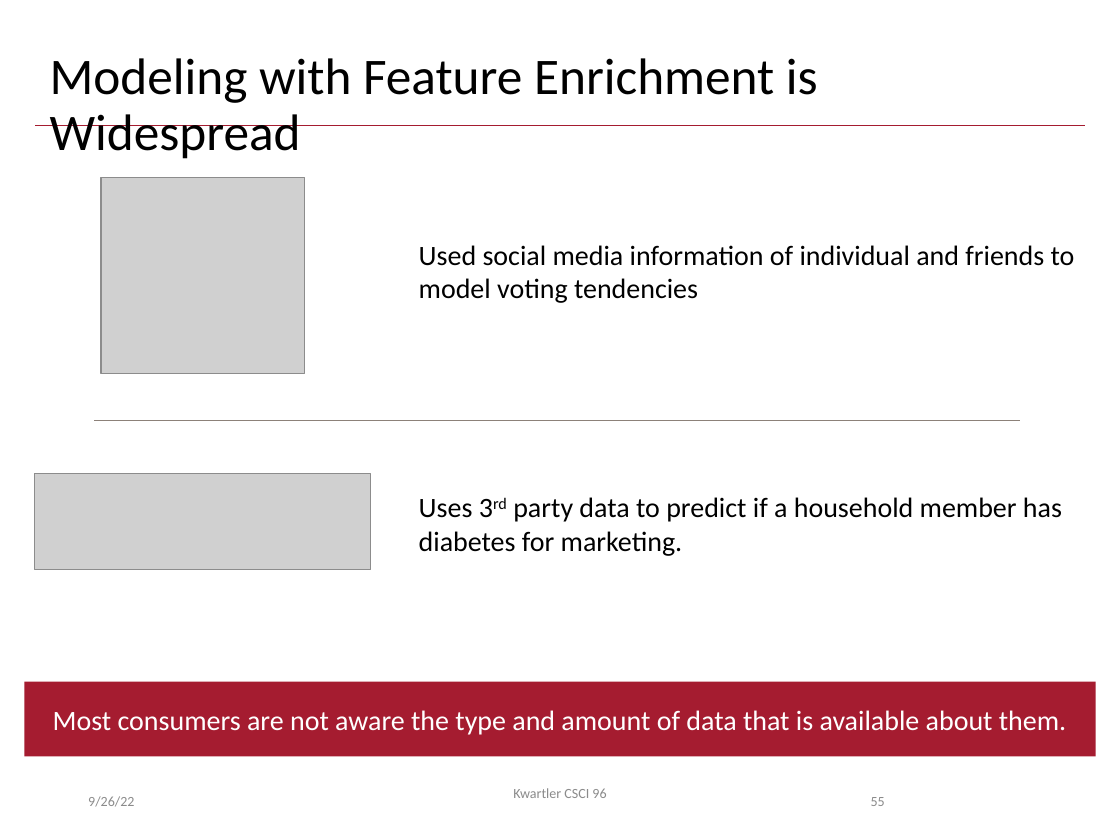
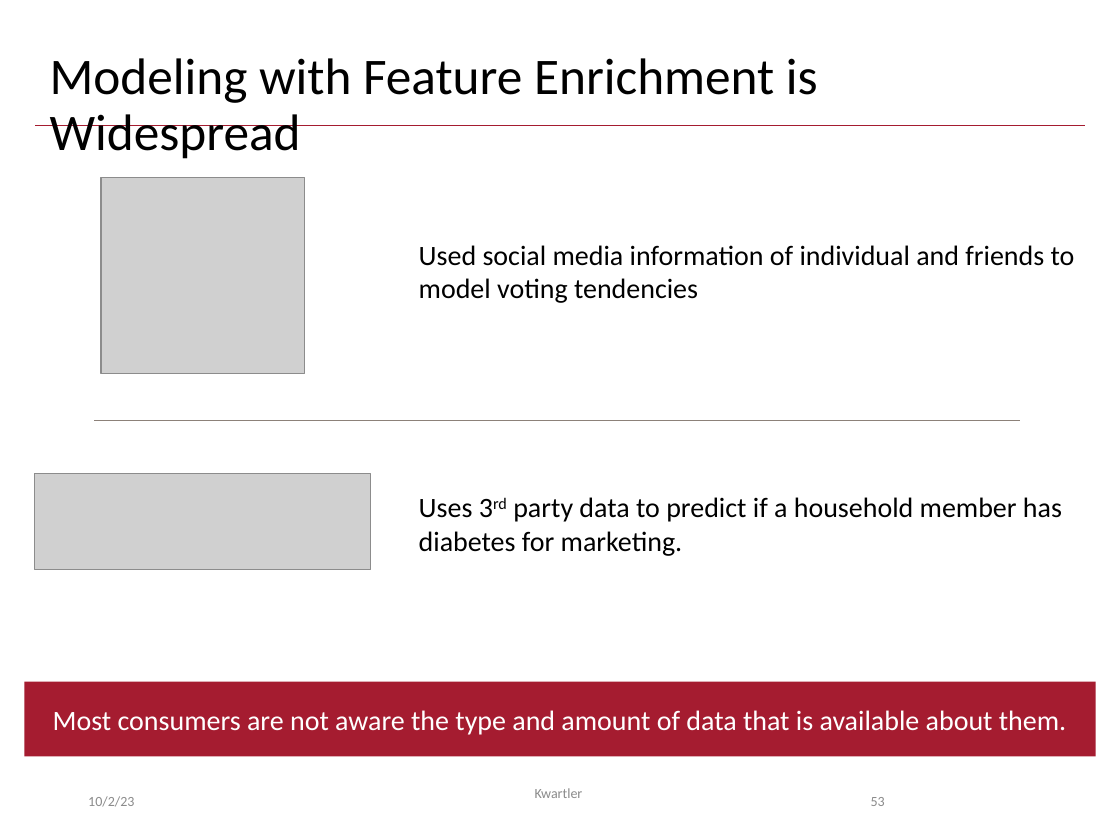
Before and after one commit to kwartler/Harvard_DataMining_Business_Student, a slide deck: slide 53 of Lessons/D_DM_Workflow/A_DM_Workflow_Preprocessing.pptx (slide 55 before the commit). Drawn at 1120x840 pixels with LibreOffice and Linux fonts; fonts in the diff are those of the drawing; grey boxes stand for pictures; background and template pictures are left out. Boxes give left, top, right and bottom in pixels: in the first picture for what was removed or moved away, otherwise in the second. Text is boxed around its words. In the diff, an @@ line names an element or a change of style, - is before the commit and + after.

```diff
--- a/Lessons/D_DM_Workflow/A_DM_Workflow_Preprocessing.pptx
+++ b/Lessons/D_DM_Workflow/A_DM_Workflow_Preprocessing.pptx
@@ text at [88, 796, 134, 807]: text changed @@
-9/26/22
+10/2/23
@@ text at [535, 788, 583, 798]: text changed @@
-Kwartler CSCI 96
+Kwartler
@@ page number at [871, 797, 885, 806]: text changed @@
-55
+53
```
Also in this commit, not shown: 57 other slides changed, 5 slides removed, 6 other files.
